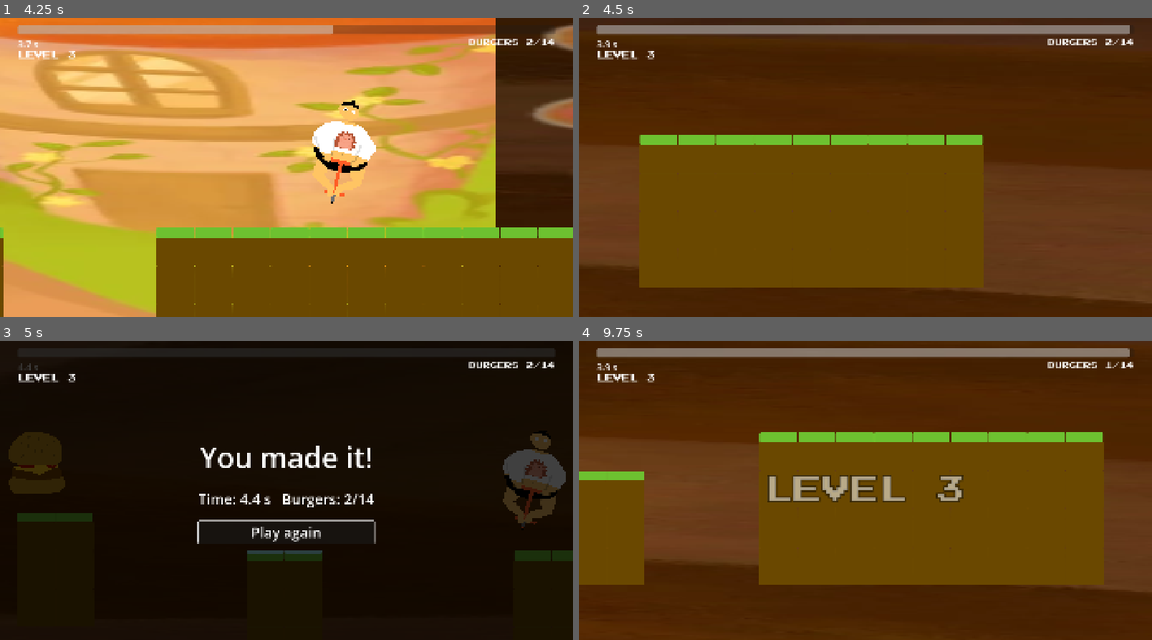
Above: before the commit, frames 1-4 (two rows, left to right).
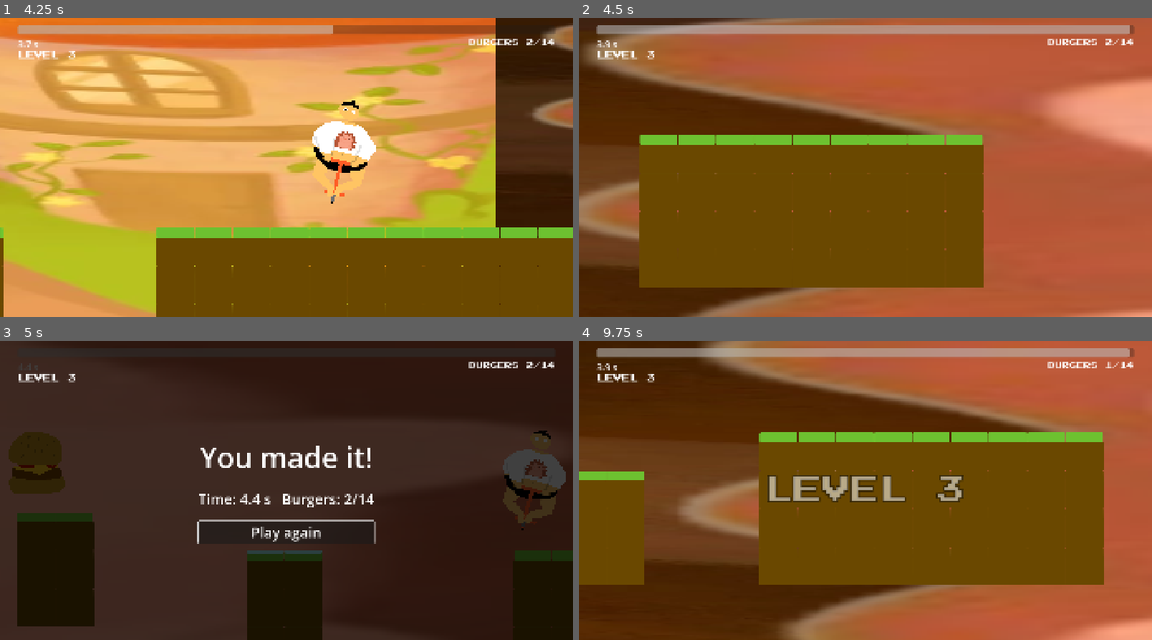
Above: after the commit, the same moments.

Repository: awdev1/haven
Game: Godot game, scene res://node_2d.tscn
Two runs of this game, one before a commit and one after it. Both use one fixed random seed, a clock stepped at 60 frames per second and the inputs below.
Inputs:
- Up to frame 1 (4.25 s): click "Play" at 0.5 s; tap Enter at 1.25 s; hold D (right) 1.28-2.78 s; tap 1 at 1.35 s; tap Up (ui_up) at 1.52, 2.27, 3.77 s; tap 2 at 2.1 s; hold A (left) 2.78-3.53 s; tap 3 at 2.85 s; hold D (right) from 3.53 s (still down); tap 4 at 3.6 s
- Up to frame 2 (4.5 s): keep holding D (right); tap 5 at 4.35 s
- Up to frame 3 (5 s): keep holding D (right); tap Up (ui_up) at 4.52 s
- Up to frame 4 (9.75 s): release D (right) at 5 s; click "Play again" at 5 s; click "Play" at 5.75 s; hold A (left) 6.53-7.28 s; tap 1 at 6.6 s; tap Up (ui_up) at 6.77, 8.27, 9.02 s; hold D (right) 7.28-8.03 s; tap 2 at 7.35 s; hold A (left) 8.03-9.53 s; tap 3 at 8.1 s; tap 4 at 8.85 s; hold D (right) from 9.53 s (still down); tap 5 at 9.6 s

Frame 1 is identical in both runs. In frame 2, 55% of the frame differs, in the area x 0-100%, y 0-100%; in frame 3, 69%; in frame 4, 34%.

Commit message:
chore: final changes before shipping

Diff:
--- a/node_2d.tscn
+++ b/node_2d.tscn
@@ -510,3 +510,9 @@
 position = Vector2(31484.004, -349)
 scale = Vector2(28.888575, 5.229032)
 texture = ExtResource("6_kdubu")
+
+[node name="UntitledDesignRemovebgPreview3" type="Sprite2D" parent="." unique_id=1004446337]
+z_index = -1
+position = Vector2(41944.75, -171.25014)
+scale = Vector2(67.49858, 10.724194)
+texture = ExtResource("6_kdubu")
